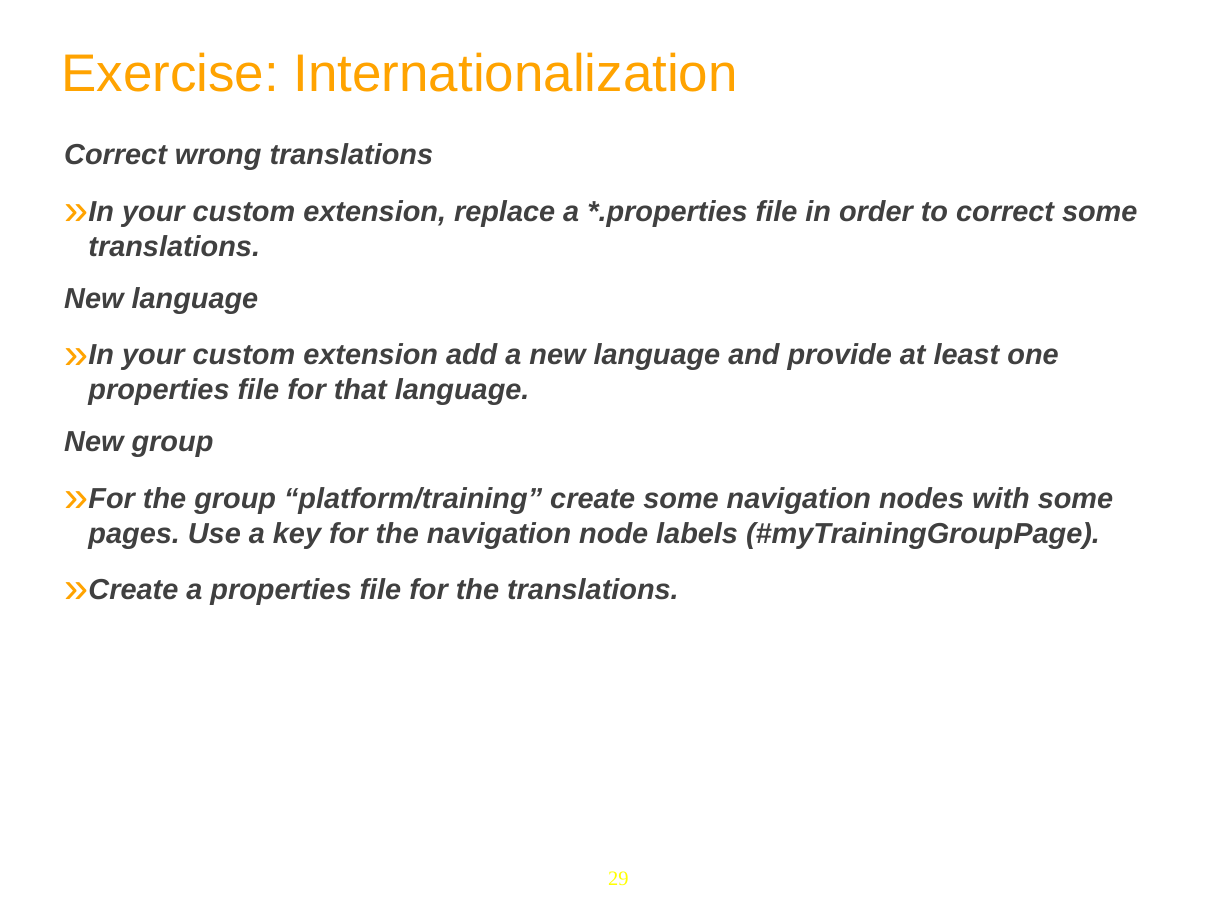
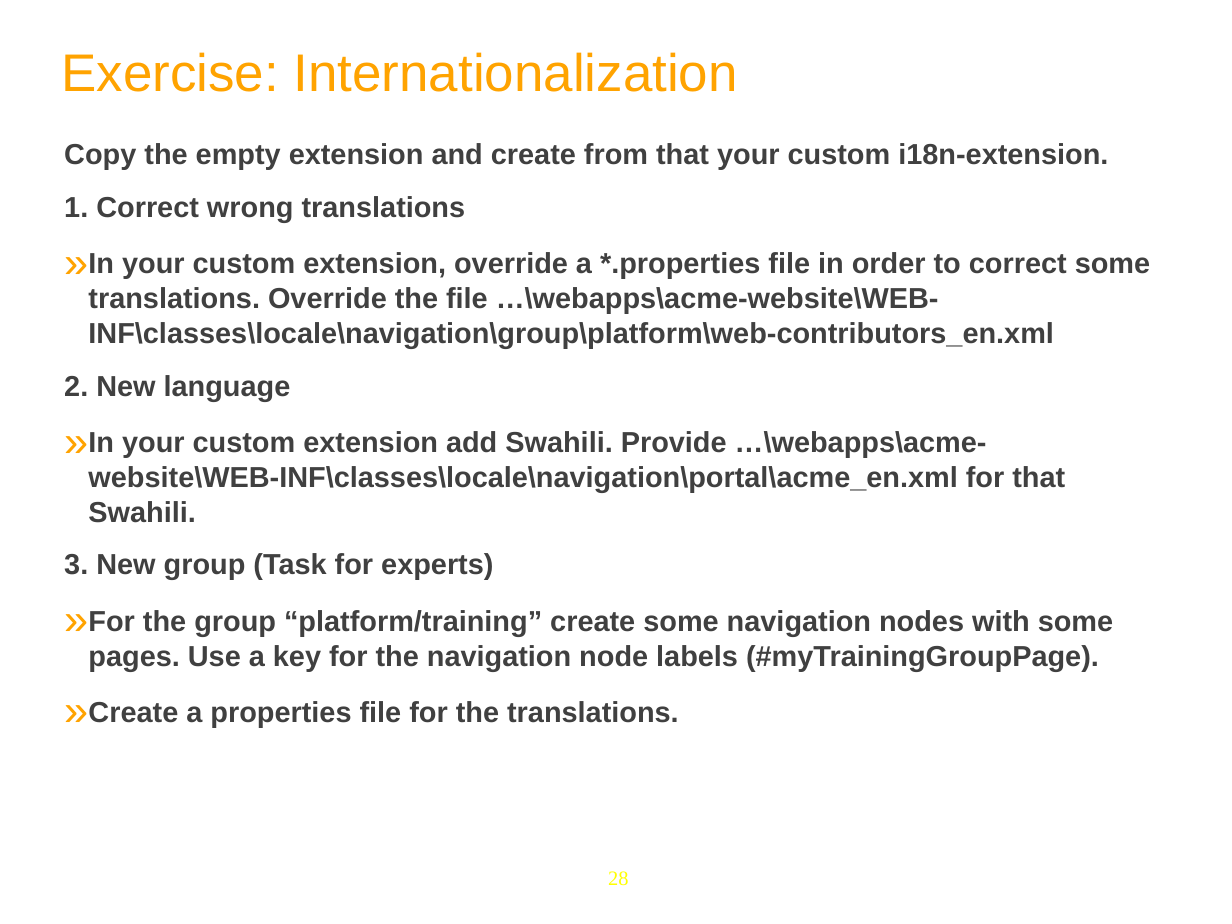
Before and after one commit to anhvurz90/training, a slide deck: slide 28 of exo-developer/220-customization/slides/220-customization-XDev-en.ppt (slide 29 before the commit). Drawn at 1232x924 pixels with LibreOffice and Linux fonts; fonts in the diff are those of the drawing; background and template pictures are left out. Boxes give left, top, right and bottom in pixels: in the first picture for what was removed or moved away, otherwise in the second. Text is boxed around its words. In the diff, an @@ line names an element or a change of style, - is before the commit and + after.

```diff
--- a/exo-developer/220-customization/slides/220-customization-XDev-en.ppt
+++ b/exo-developer/220-customization/slides/220-customization-XDev-en.ppt
@@ text at [64,143,1150,580]: text changed; italic off @@
-Correct wrong translations
-» In your custom extension, replace a *.properties file in order to correct some translations.
-New language
-» In your custom extension add a new language and provide at least one properties file for that language.
-New group
+Copy the empty extension and create from that your custom i18n-extension.
+1. Correct wrong translations
+» In your custom extension, override a *.properties file in order to correct some translations. Override the file …\webapps\acme-website\WEB-INF\classes\locale\navigation\group\platform\web-contributors_en.xml
+2. New language
+» In your custom extension add Swahili. Provide …\webapps\acme-website\WEB-INF\classes\locale\navigation\portal\acme_en.xml for that Swahili.
+3. New group (Task for experts)
@@ text at [88,610,1113,727]: italic off in "For the group “platform/training” create some navigation ...", "Create a properties file for the translations." @@
@@ page number at [608,871,628,886]: text changed @@
-29
+28
```
Also in this commit, not shown: 4 other slides changed, 12 slides added, 5 slides removed.
